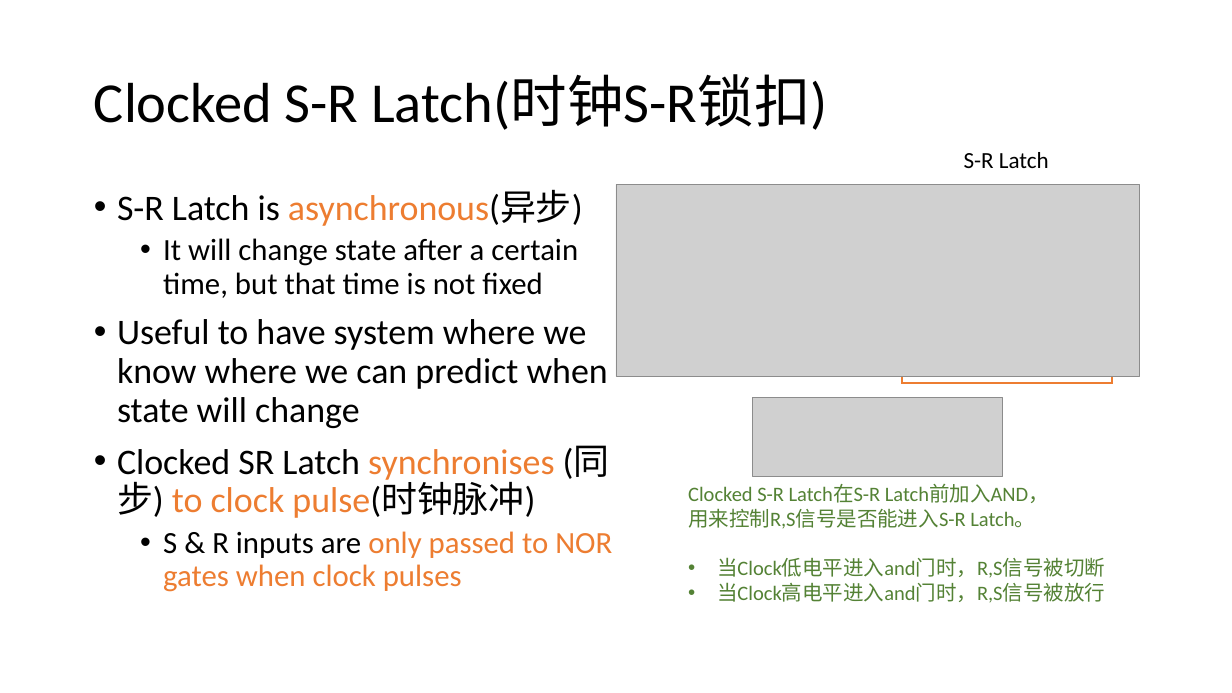
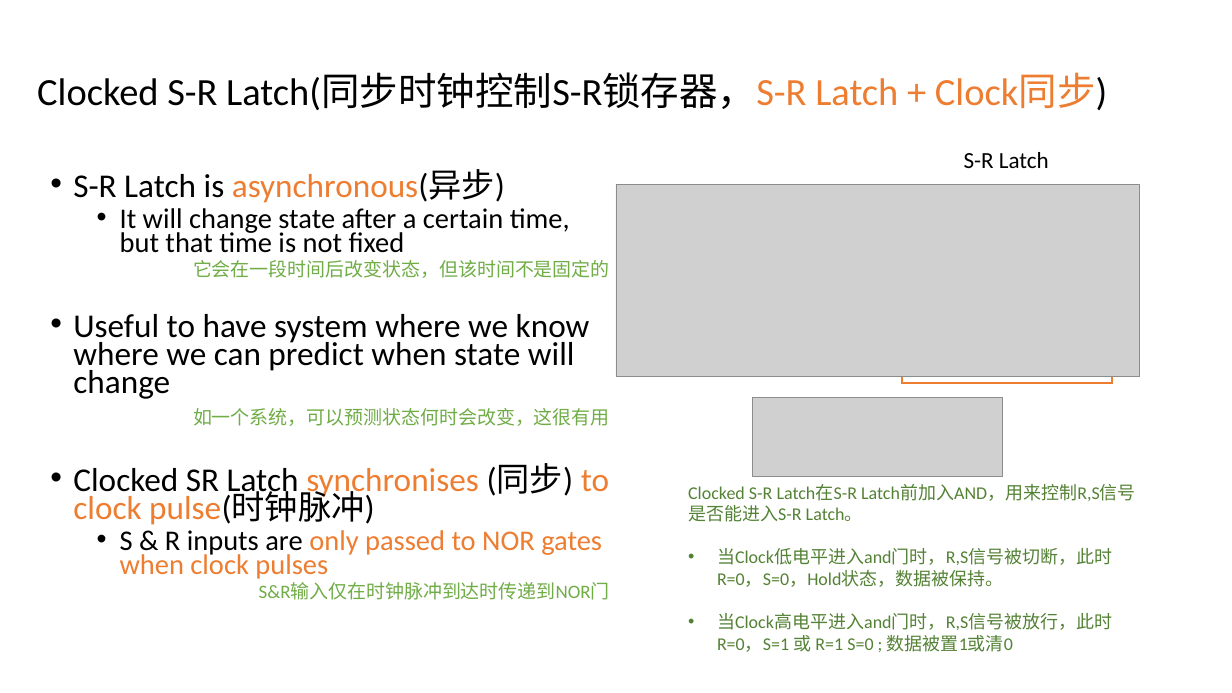
Before and after one commit to vcboy1/Leeds, a slide deck: slide 27 of 26fall/1860/Lecture/Week1.7/Lec 1.7.2 Sequential logic.pptx. Drawn at 1232x693 pixels with LibreOffice and Linux fonts; fonts in the diff are those of the drawing; grey boxes stand for pictures. Boxes give left, top, right and bottom in pixels: in the first picture for what was removed or moved away, otherwise in the second. Text is boxed around its words. In the diff, an @@ line names an element or a change of style, - is before the commit and + after.

```diff
--- a/26fall/1860/Lecture/Week1.7/Lec 1.7.2 Sequential logic.pptx
+++ b/26fall/1860/Lecture/Week1.7/Lec 1.7.2 Sequential logic.pptx
@@ title at (37,73,1107,110): text changed; size 44 to 30 pt @@
-Clocked S-R Latch(时钟S-R锁扣)
+Clocked S-R Latch(同步时钟控制S-R锁存器，S-R Latch + Clock同步)
@@ text "S-R Latch is asynchronous(异步)": place and size @@
-text "S-R Latch is asynchronous(异步)" at (117,190,612,592)
+text "S-R Latch is asynchronous(异步)" at (73,170,610,600)
@@ text at (73,170,609,579): size 28 to 25.9 pt in "S-R Latch is asynchronous(异步)", "Useful to have system where we know ...", "Clocked SR Latch synchronises (同步) to clock ..."; size 24 to 22.2 pt in "It will change state after a certain ...", "S & R inputs are only passed ..."; line spacing 0.9 to 0.7 @@
@@ text at (193,260,610,278): paragraph added @@
+  它会在一段时间后改变状态，但该时间不是固定的
@@ text at (193,408,610,426): paragraph added @@
+如一个系统，可以预测状态何时会改变，这很有用
@@ text at (688,484,1136,652): text changed; size 16 to 14 pt @@
-Clocked S-R Latch在S-R Latch前加入AND，
-用来控制R,S信号是否能进入S-R Latch。
-• 当Clock低电平进入and门时，R,S信号被切断
-• 当Clock高电平进入and门时，R,S信号被放行
+Clocked S-R Latch在S-R Latch前加入AND，用来控制R,S信号是否能进入S-R Latch。
+• 当Clock低电平进入and门时，R,S信号被切断，此时R=0，S=0，Hold状态，数据被保持。
+• 当Clock高电平进入and门时，R,S信号被放行，此时R=0，S=1 或 R=1 S=0 ; 数据被置1或清0
@@ text at (259,583,610,600): paragraph added @@
+  S&R输入仅在时钟脉冲到达时传递到NOR门
```
Also in this commit, not shown: 31 other slides changed, 8 slides added, 4 slides removed, 4 other files.
